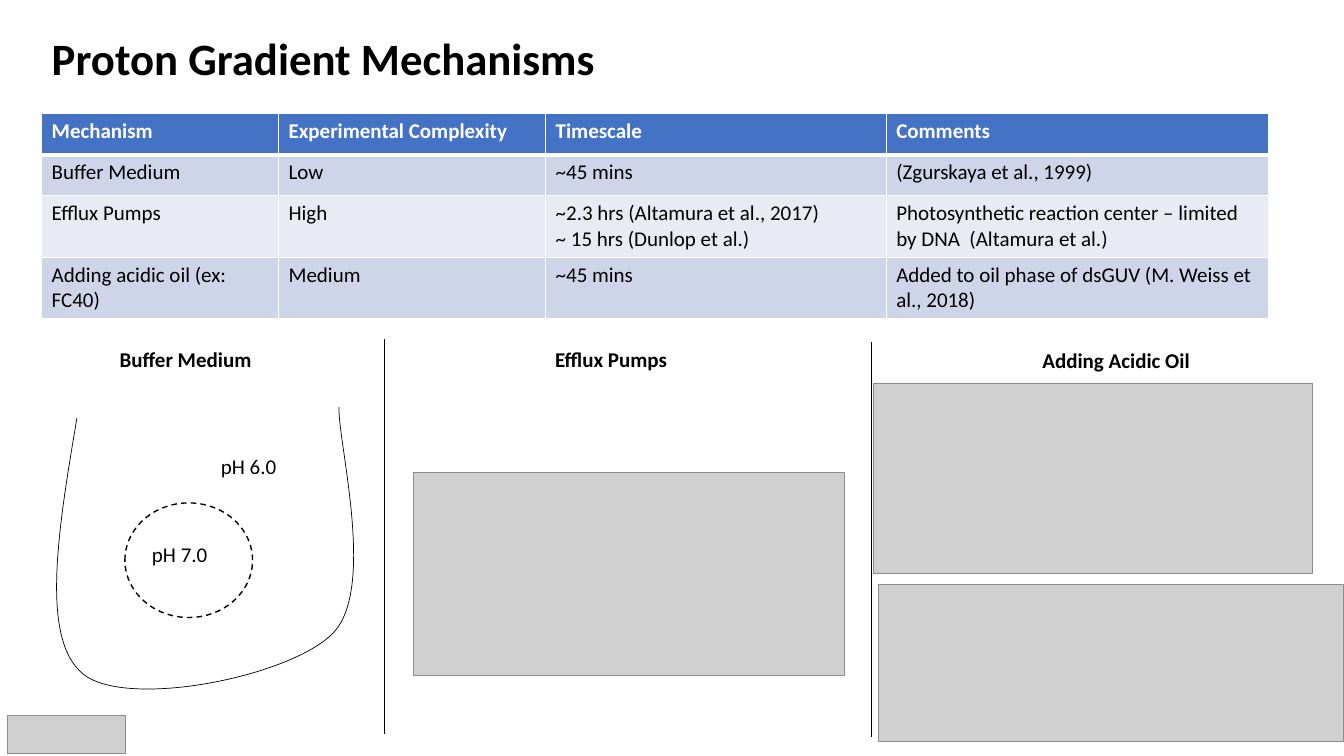
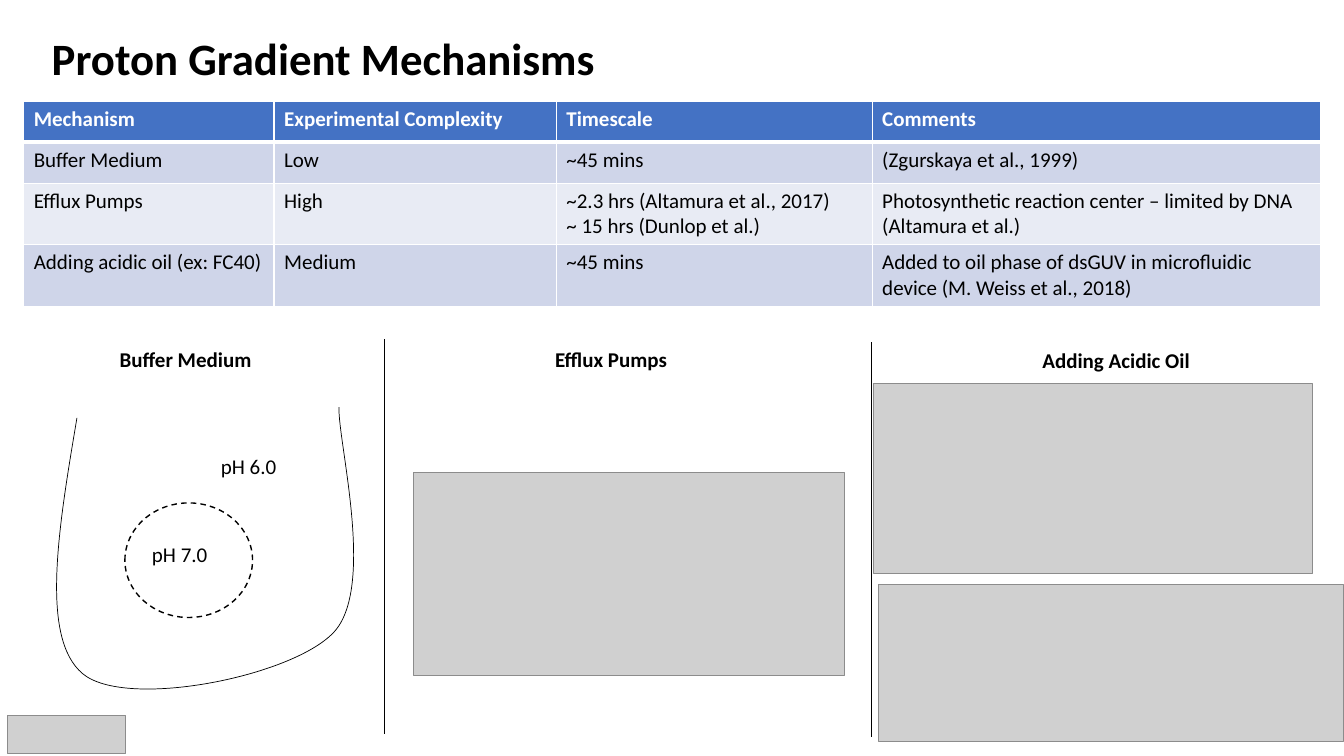
Before and after one commit to AnkitaRoychoudhury/ug_murray, a slide deck: slide 9 of miscellaneous/presentations/202020720_murray_mtg.pptx. Drawn at 1344x756 pixels with LibreOffice and Linux fonts; fonts in the diff are those of the drawing; grey boxes stand for pictures. Boxes give left, top, right and bottom in pixels: in the first picture for what was removed or moved away, otherwise in the second. Text is boxed around its words. In the diff, an @@ line names an element or a change of style, - is before the commit and + after.

```diff
--- a/miscellaneous/presentations/202020720_murray_mtg.pptx
+++ b/miscellaneous/presentations/202020720_murray_mtg.pptx
@@ table at bbox=[23, 102, 1320, 304] @@
-row 4, column 4: Added to oil phase of dsGUV (M. Weiss et al., 2018)
+row 4, column 4: Added to oil phase of dsGUV in microfluidic device (M. Weiss et al., 2018)
@@ table: place and size @@
-table at bbox=[41, 114, 1268, 317]
+table at bbox=[23, 102, 1320, 304]
```
Also in this commit, not shown: 5 other slides changed, 1 slide added, 1 other file.
